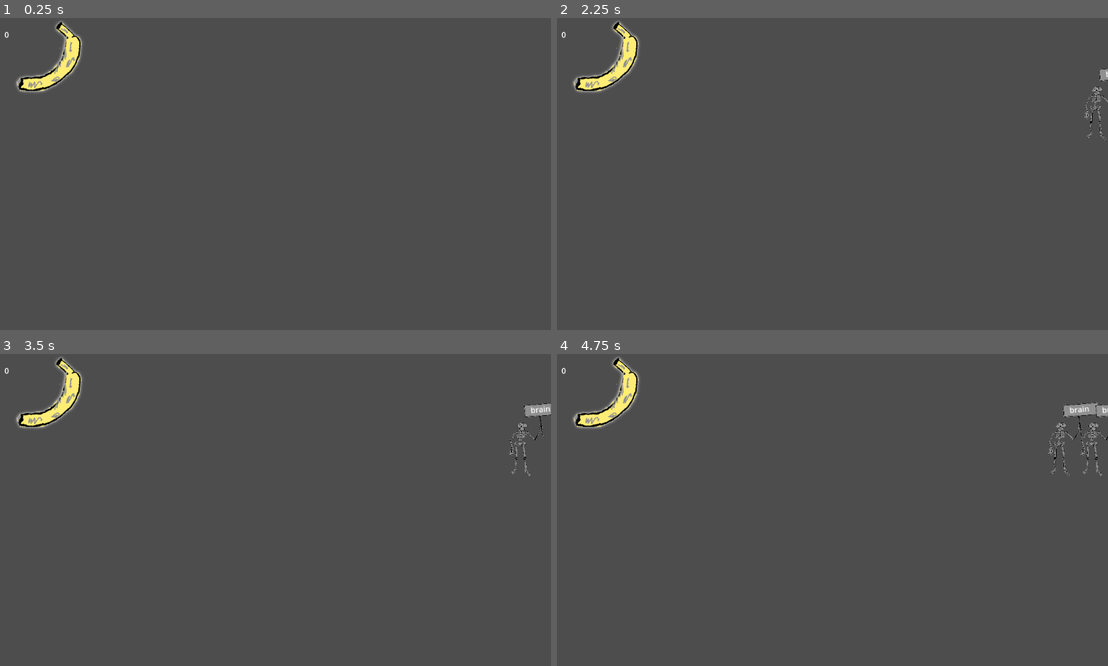
Above: before the commit, frames 1-4 (two rows, left to right).
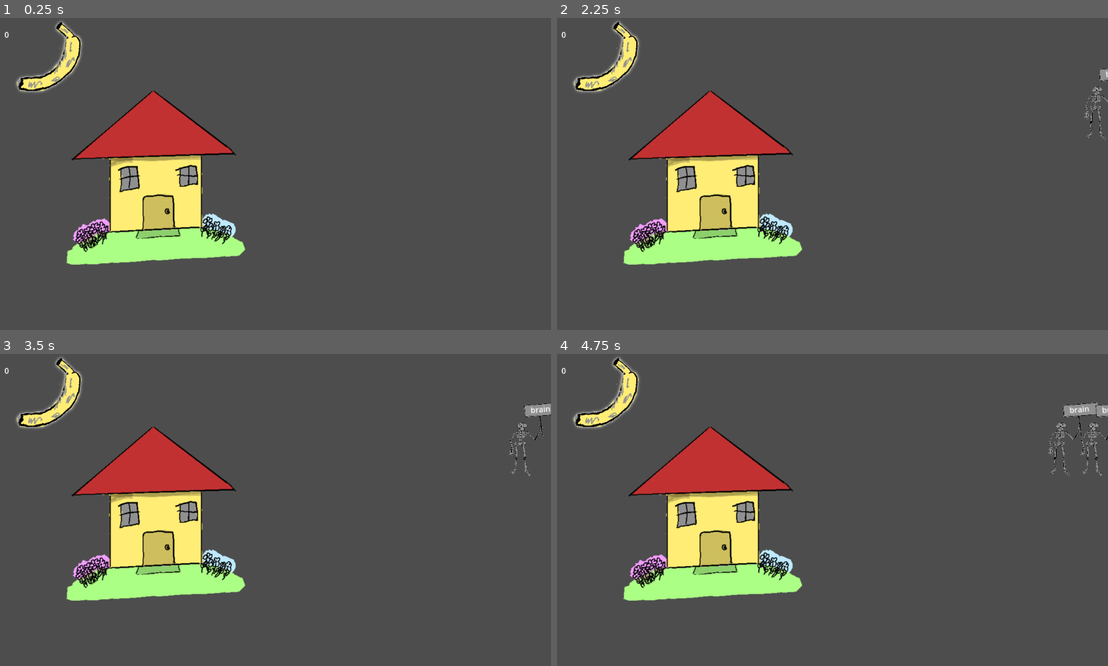
Above: after the commit, the same moments.

Repository: D0V4HKIIN/monkey-vs-zombies
Game: Godot game, scene res://main.tscn
Two runs of this game, one before a commit and one after it. Both use one fixed random seed, a clock stepped at 60 frames per second and the inputs below.
Inputs:
- Up to frame 1 (0.25 s): no input
- Up to frame 2 (2.25 s): tap Enter (enter) at 0.5, 0.6, 1.35, 2 s; tap Space at 1.25 s; tap Z (zombie) at 2.1 s
- Up to frame 3 (3.5 s): tap Enter (enter) at 2.3, 2.85 s
- Up to frame 4 (4.75 s): tap Enter (enter) at 3.6, 4.55 s; tap Z (zombie) at 4.35 s

The runs differ from the first frame. In frame 1, 11% of the frame differs, in the area x 11-45%, y 23-80%; in frame 2, 11%; in frame 3, 11%; in frame 4, 11%.

Commit message:
house in view

Diff:
--- /dev/null
+++ b/house.gd
@@ -0,0 +1,11 @@
+extends Node
+
+
+# Called when the node enters the scene tree for the first time.
+func _ready() -> void:
+	pass # Replace with function body.
+
+
+# Called every frame. 'delta' is the elapsed time since the previous frame.
+func _process(delta: float) -> void:
+	pass
--- a/main.tscn
+++ b/main.tscn
@@ -1,8 +1,9 @@
-[gd_scene load_steps=4 format=3 uid="uid://cwevlqf13r453"]
+[gd_scene load_steps=5 format=3 uid="uid://cwevlqf13r453"]
 
 [ext_resource type="Script" path="res://main.gd" id="1_66vdp"]
 [ext_resource type="Texture2D" uid="uid://dpxhpk6gcmsxo" path="res://banana.png" id="2_fgbhl"]
 [ext_resource type="Script" path="res://amount_bananas.gd" id="4_30eg0"]
+[ext_resource type="Texture2D" uid="uid://bf333s5kuric5" path="res://house2.png" id="4_gqmtd"]
 
 [node name="main" type="Node2D"]
 script = ExtResource("1_66vdp")
@@ -26,3 +27,7 @@
 offset_bottom = -253.0
 text = "0"
 script = ExtResource("4_30eg0")
+
+[node name="House" type="Sprite2D" parent="."]
+position = Vector2(-244, 8)
+texture = ExtResource("4_gqmtd")
Binary file added: house2.png
Not shown, added: house2.png.import
